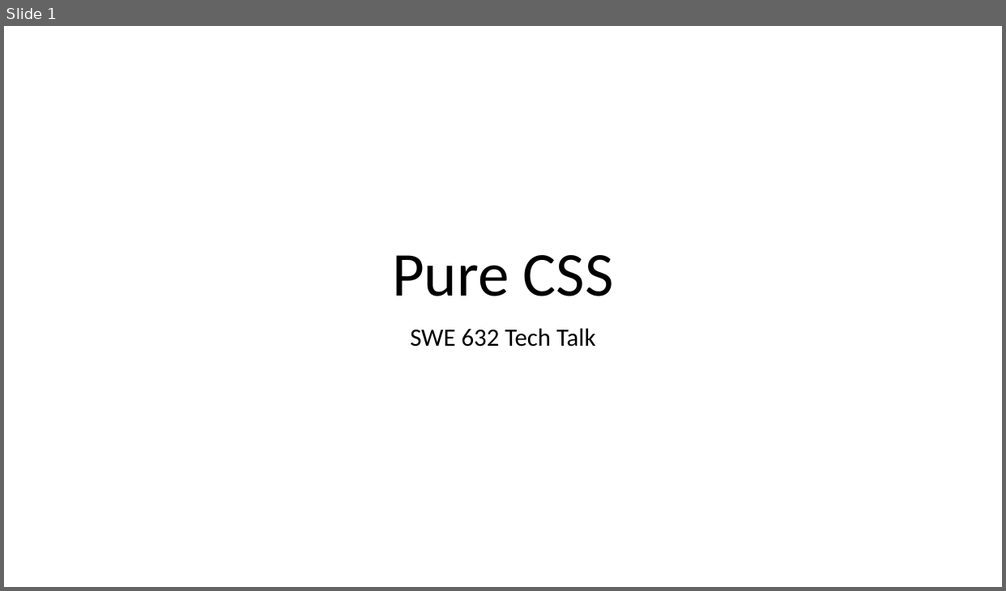
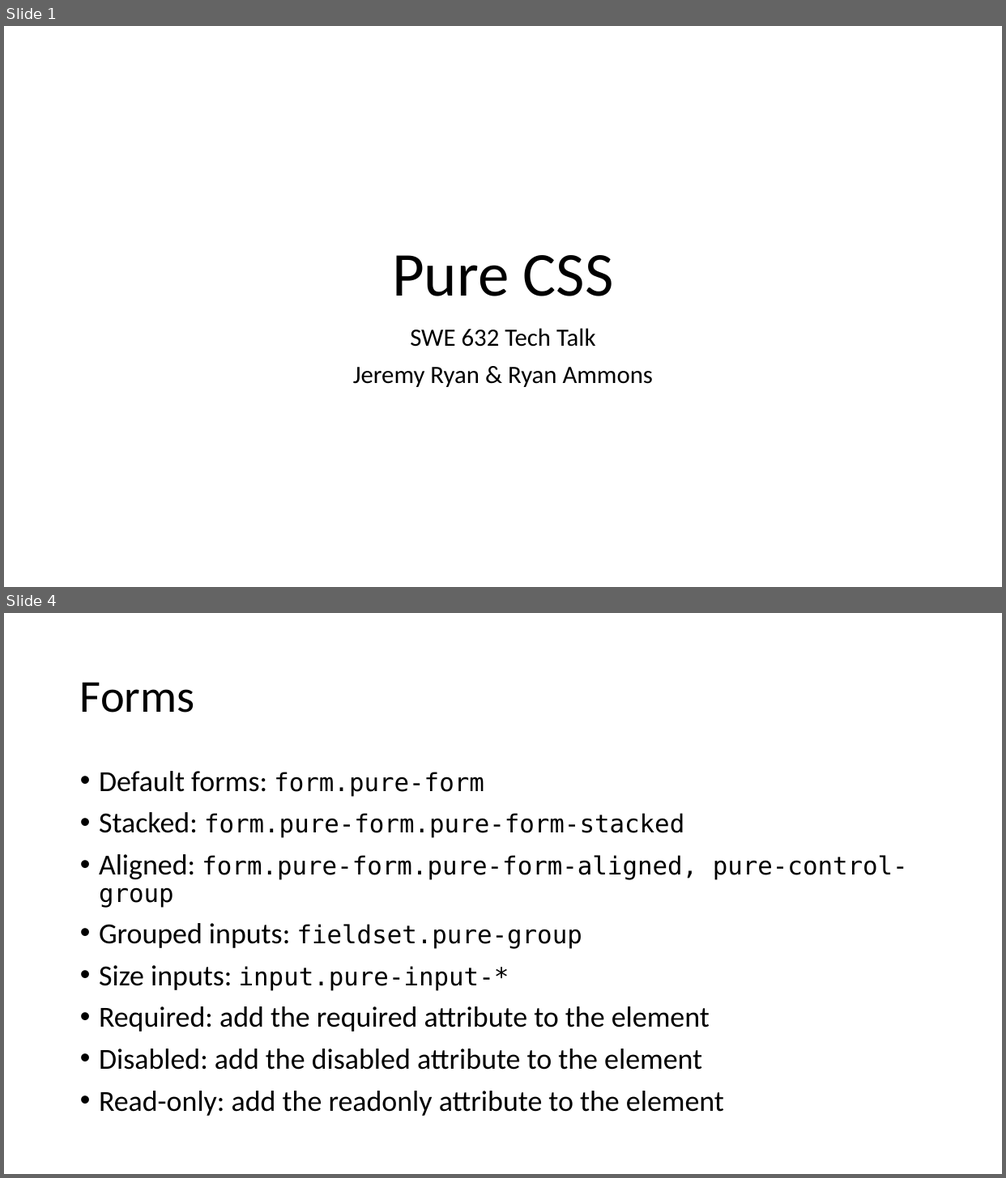
Before and after one commit to jeremyryan/swe_632_tech_talk, a slide deck: SWE_632_Tech_Talk.pptx. Shown one above the other, each under a label of ours: slide 1 before the commit, slides 1 and 4 after it; the slides between them are not shown. The pictures are 1006x591 and 1006x1178 pixels, drawn with LibreOffice and Linux fonts; fonts in the diff are those of the drawing. Boxes give left, top, right and bottom in pixels: in the first picture for what was removed or moved away, otherwise in the second. Text is boxed around its words. In the diff, an @@ line names an element or a change of style, - is before the commit and + after.

```diff
--- a/SWE_632_Tech_Talk.pptx
+++ b/SWE_632_Tech_Talk.pptx
@@ slide 4 added at box(4, 613, 1002, 1174), background #FFFFFF @@
@@ title added at box(80, 682, 195, 713), 44 pt, text #000000 @@
+Forms
@@ text added at box(99, 771, 908, 1116), 28 pt, text #000000 @@
+• Default forms: form.pure-form
+• Stacked: form.pure-form.pure-form-stacked
+• Aligned: form.pure-form.pure-form-aligned, pure-control-group
+• Grouped inputs: fieldset.pure-group
+• Size inputs: input.pure-input-*
+• Required: add the required attribute to the element
+• Disabled: add the disabled attribute to the element
+• Read-only: add the readonly attribute to the element
@@ slide 1 changed as well @@
@@ subtitle at box(353, 367, 653, 387): paragraph added @@
+Jeremy Ryan & Ryan Ammons
```
Also in this commit, not shown: 3 other slides changed, 5 other slides added, 6 slides removed.
